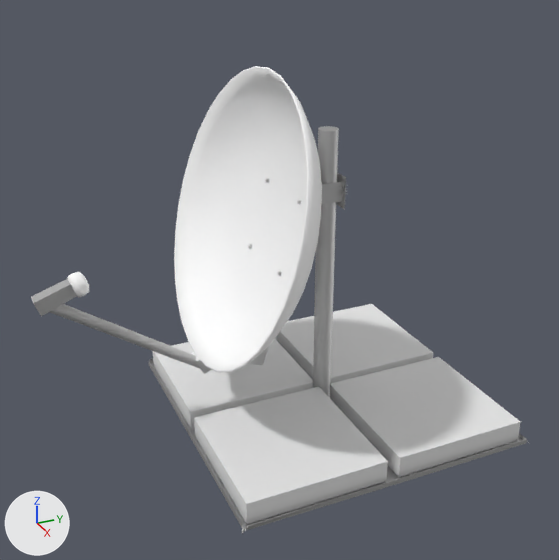
What one commit did to the Blender file Blenderprojekt/1. Models/schuesselkomp.blend.
Rendered twice from a camera (50 mm lens) standing at (6.89, -3.17, 4.75) and looking at (0.21, -0.16, 1.41). Every picture has the same lights, and +X, +Y and +Z are marked at lower left.

The first picture shows 'Schüssel', 'Ständer'.
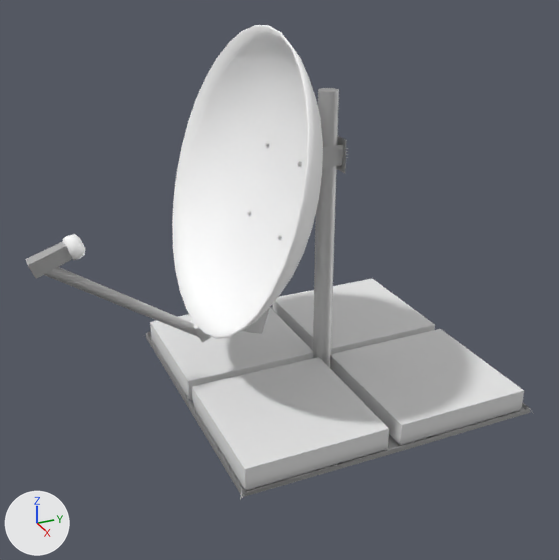
Boxes (x1, y1, x2, y2) around the edits, measured in the pictures (559 x 560 px):
'Ständer', moved: before (149, 126, 530, 534); after (146, 88, 533, 500)
'Schüssel', moved: before (31, 66, 322, 374); after (25, 25, 323, 342)

Edits to the bpy script that builds the scene:
```text
Change ob_ständer:
    ob_ständer.location: (0.01, 0.47, -0.23) -> (-0.01, 0.47, 0.16)
Change ob_schüssel:
    ob_schüssel.location: (-0.01, -0.04, 1.9) -> (-0.01, -0.04, 2.28)
```
